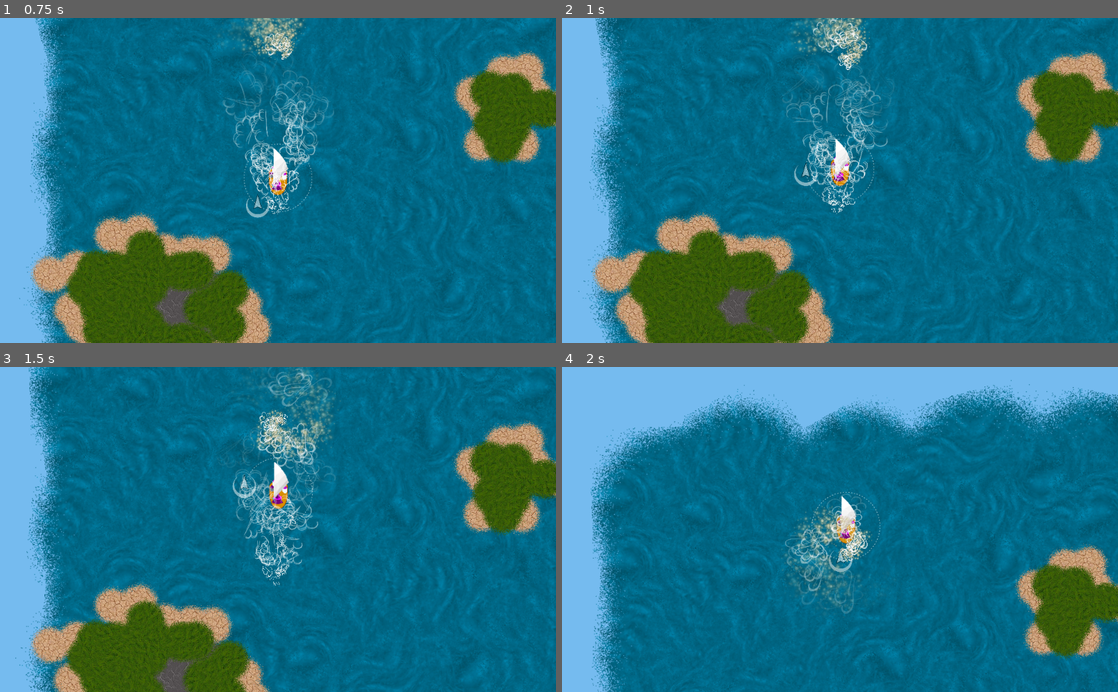
Above: before the commit, frames 1-4 (two rows, left to right).
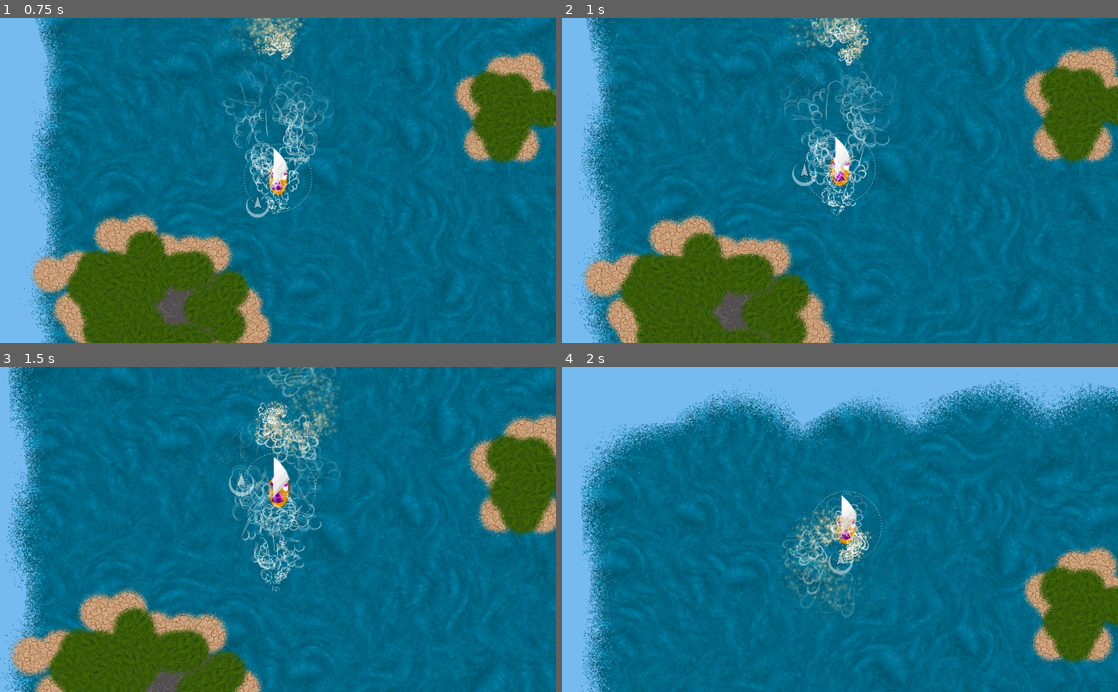
Above: after the commit, the same moments.

Repository: derhannesb/mergicians
Game: Godot game, scene res://scenes/main.tscn
Same seed, same stepped clock (60 frames per second), same inputs: the game is played once before the commit and once after it.
Inputs:
- Up to frame 1 (0.75 s): hold D (right) from 0.53 s (still down); hold Space (action) from 0.53 s (still down)
- Up to frame 2 (1 s): keep holding D (right); keep holding Space (action); tap Page Up (zoom_in, bound only after the commit) at 0.8 s
- Up to frame 3 (1.5 s): release D (right) at 1.28 s; release Space (action) at 1.28 s; hold A (left) from 1.28 s (still down); tap Page Up (zoom_in, bound only after the commit) at 1.35 s
- Up to frame 4 (2 s): keep holding A (left); tap Page Down (zoom_out, bound only after the commit) at 1.55 s

Frame 1 is identical in both runs. In frame 2, 16% of the frame differs, in the area x 1-100%, y 0-100%; in frame 3, 22%, in the area x 0-100%, y 0-100%; in frame 4, 13%.

Commit message:
zoom

Diff:
--- a/project.godot
+++ b/project.godot
@@ -40,6 +40,10 @@
  ]
 action=[ Object(InputEventKey,"resource_local_to_scene":false,"resource_name":"","device":0,"alt":false,"shift":false,"control":false,"meta":false,"command":false,"pressed":false,"scancode":32,"unicode":0,"echo":false,"script":null)
  ]
+zoom_in=[ Object(InputEventKey,"resource_local_to_scene":false,"resource_name":"","device":0,"alt":false,"shift":false,"control":false,"meta":false,"command":false,"pressed":false,"scancode":16777235,"unicode":0,"echo":false,"script":null)
+ ]
+zoom_out=[ Object(InputEventKey,"resource_local_to_scene":false,"resource_name":"","device":0,"alt":false,"shift":false,"control":false,"meta":false,"command":false,"pressed":false,"scancode":16777236,"unicode":0,"echo":false,"script":null)
+ ]
 
 [physics]
 
--- a/scenes/Ship.gd
+++ b/scenes/Ship.gd
@@ -34,6 +34,10 @@
 		wind_generator.rotation = $Placement/PlacementCircle/PlacementCircleRotation.global_rotation - PI
 		get_parent().add_child(wind_generator)
 		cooldown = 1
+	if Input.is_action_pressed ("zoom_in"):
+		$Camera2D.zoom *= 0.99
+	if Input.is_action_pressed ("zoom_out"):
+		$Camera2D.zoom /= 0.99
 
 		#apply_impulse(Vector2(0,0), Vector2(-10,0))
 	#$Trail/TrailParticles.lifetime = linear_velocity.length() / 20
